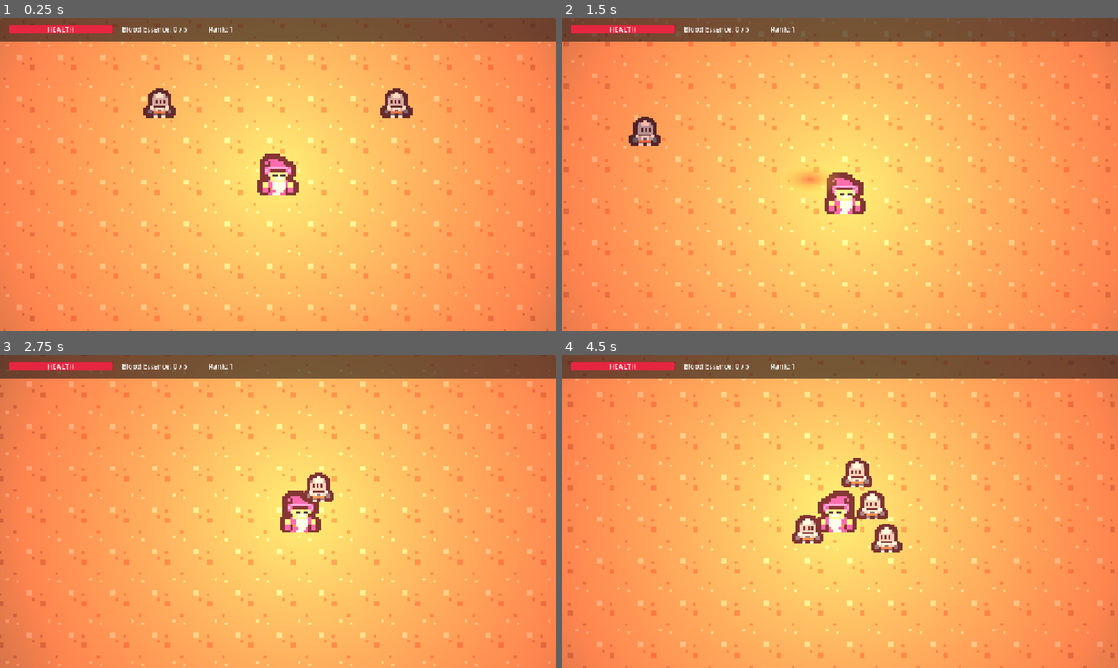
Above: before the commit, frames 1-4 (two rows, left to right).
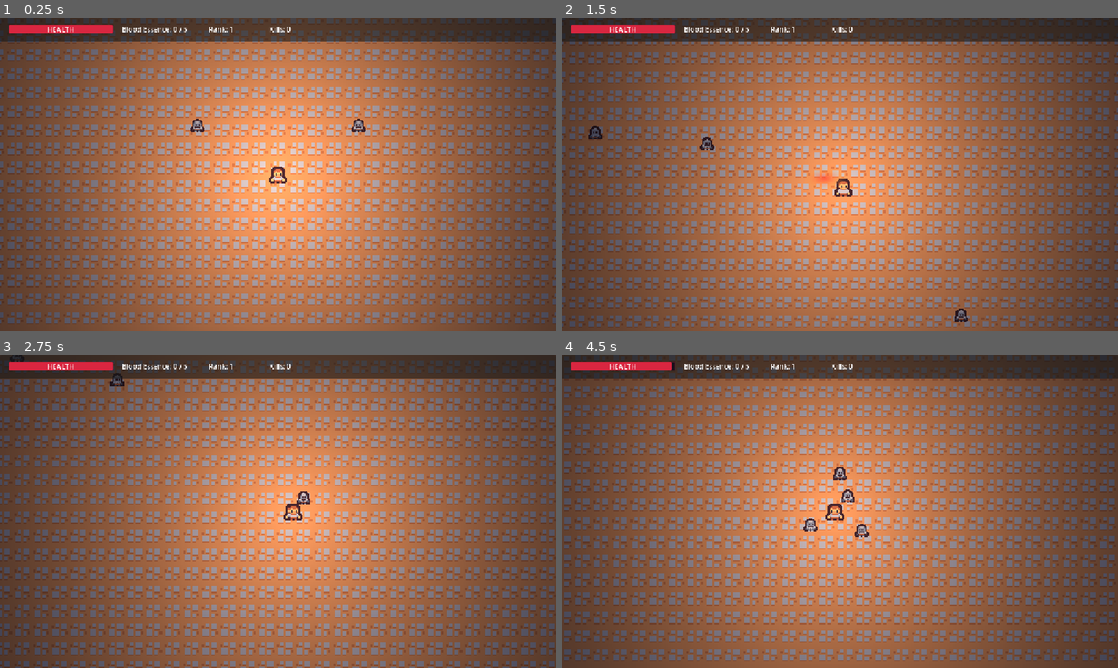
Above: after the commit, the same moments.

Repository: razidark/Crimson-Descent
Game: Godot game, scene res://scenes/world.tscn
Two runs of this game, one before a commit and one after it. Both use one fixed random seed, a clock stepped at 60 frames per second and the inputs below.
Inputs (mouse positions are in pixels of both pictures, inside the frame that each line leads up to):
- Up to frame 1 (0.25 s): no input
- Up to frame 2 (1.5 s): tap Enter (ui_accept) at 0.5, 0.77 s; move the mouse to (962, 158) at 0.52 s; hold Right (ui_right) 0.53-1.28 s; click (962, 158) at 0.67 s; move the mouse to (728, 190) at 1.27 s; hold Down (ui_down) from 1.28 s (still down); click (728, 190) at 1.42 s
- Up to frame 3 (2.75 s): tap Enter (ui_accept) at 1.52 s; move the mouse to (333, 442) at 2.02 s; release Down (ui_down) at 2.03 s; hold Right (ui_right) from 2.03 s (still down); click (333, 442) at 2.17 s
- Up to frame 4 (4.5 s): move the mouse to (812, 574) at 2.77 s; release Right (ui_right) at 2.78 s; hold Up (ui_up) 2.78-3.53 s; click (812, 574) at 2.92 s; tap Enter (ui_accept) at 3.02, 3.77 s; move the mouse to (1006, 558) at 3.52 s; hold Left (ui_left) 3.53-4.25 s; click (1006, 558) at 3.67 s; tap Escape at 4.15 s; click (840, 483) at 4.25 s, where only the run after the commit has a clickable "Resume"

The runs differ from the first frame. In frame 1, 99% of the frame differs, in the area x 0-100%, y 0-100%; in frame 2, 99%; in frame 3, 99%; in frame 4, 99%.

Commit message:
feat: add Main Menu, Pause Menu (ESC), Game Over screen, kill counter, and fix camera zoom

Diff:
--- /dev/null
+++ b/scenes/main_menu.tscn
@@ -0,0 +1,130 @@
+[gd_scene load_steps=5 format=3 uid="uid://main_menu_01"]
+
+[ext_resource type="Script" path="res://scripts/main_menu.gd" id="1_menu_script"]
+[ext_resource type="Texture2D" path="res://assets/hero_0.png" id="2_hero_tex"]
+
+[sub_resource type="StyleBoxFlat" id="StyleBoxFlat_bg"]
+bg_color = Color(0.06, 0.04, 0.08, 1)
+
+[sub_resource type="StyleBoxFlat" id="StyleBoxFlat_panel"]
+bg_color = Color(0.12, 0.08, 0.15, 0.95)
+border_width_left = 2
+border_width_top = 2
+border_width_right = 2
+border_width_bottom = 2
+border_color = Color(0.6, 0.15, 0.2, 1)
+corner_radius_top_left = 6
+corner_radius_top_right = 6
+corner_radius_bottom_right = 6
+corner_radius_bottom_left = 6
+
+[node name="MainMenu" type="Control"]
+layout_mode = 3
+anchors_preset = 15
+anchor_right = 1.0
+anchor_bottom = 1.0
+grow_horizontal = 2
+grow_vertical = 2
+script = ExtResource("1_menu_script")
+
+[node name="Background" type="Panel" parent="."]
+layout_mode = 1
+anchors_preset = 15
+anchor_right = 1.0
+anchor_bottom = 1.0
+grow_horizontal = 2
+grow_vertical = 2
+theme_override_styles/panel = SubResource("StyleBoxFlat_bg")
+
+[node name="CenterContainer" type="CenterContainer" parent="."]
+layout_mode = 1
+anchors_preset = 15
+anchor_right = 1.0
+anchor_bottom = 1.0
+grow_horizontal = 2
+grow_vertical = 2
+
+[node name="VBox" type="VBoxContainer" parent="CenterContainer"]
+layout_mode = 2
+theme_override_constants/separation = 16
+
+[node name="Title" type="Label" parent="CenterContainer/VBox"]
+layout_mode = 2
+theme_override_colors/font_color = Color(0.9, 0.15, 0.25, 1)
+theme_override_font_sizes/font_size = 48
+text = "CRIMSON DESCENT"
+horizontal_alignment = 1
+
+[node name="Subtitle" type="Label" parent="CenterContainer/VBox"]
+layout_mode = 2
+theme_override_colors/font_color = Color(0.7, 0.65, 0.75, 1)
+theme_override_font_sizes/font_size = 18
+text = "Legacy of the Blood Sovereign"
+horizontal_alignment = 1
+
+[node name="HeroIcon" type="TextureRect" parent="CenterContainer/VBox"]
+custom_minimum_size = Vector2(64, 64)
+layout_mode = 2
+size_flags_horizontal = 4
+texture = ExtResource("2_hero_tex")
+stretch_mode = 5
+
+[node name="StartBtn" type="Button" parent="CenterContainer/VBox"]
+custom_minimum_size = Vector2(220, 44)
+layout_mode = 2
+size_flags_horizontal = 4
+text = "Begin Descent"
+
+[node name="HowBtn" type="Button" parent="CenterContainer/VBox"]
+custom_minimum_size = Vector2(220, 44)
+layout_mode = 2
+size_flags_horizontal = 4
+text = "How to Play"
+
+[node name="QuitBtn" type="Button" parent="CenterContainer/VBox"]
+custom_minimum_size = Vector2(220, 44)
+layout_mode = 2
+size_flags_horizontal = 4
+text = "Exit"
+
+[node name="InstructionsPanel" type="PanelContainer" parent="."]
+visible = false
+layout_mode = 1
+anchors_preset = 8
+anchor_left = 0.5
+anchor_top = 0.5
+anchor_right = 0.5
+anchor_bottom = 0.5
+offset_left = -240.0
+offset_top = -180.0
+offset_right = 240.0
+offset_bottom = 180.0
+grow_horizontal = 2
+grow_vertical = 2
+theme_override_styles/panel = SubResource("StyleBoxFlat_panel")
+
+[node name="VBox" type="VBoxContainer" parent="InstructionsPanel"]
+layout_mode = 2
+theme_override_constants/separation = 14
+
+[node name="Title" type="Label" parent="InstructionsPanel/VBox"]
+layout_mode = 2
+theme_override_font_sizes/font_size = 22
+text = "HOW TO PLAY"
+horizontal_alignment = 1
+
+[node name="Desc" type="Label" parent="InstructionsPanel/VBox"]
+layout_mode = 2
+text = "• WASD / Arrow Keys: Move
+• Left Click: Crimson Blade Cleave
+• Spacebar: Shadow Dash
+• ESC: Pause Game
+
+Collect Blood Essence from fallen foes to rank up and unlock game-changing Blood Blessings."
+autowrap_mode = 2
+
+[node name="CloseBtn" type="Button" parent="InstructionsPanel/VBox"]
+custom_minimum_size = Vector2(120, 36)
+layout_mode = 2
+size_flags_horizontal = 4
+text = "Understood"
--- a/scenes/player.tscn
+++ b/scenes/player.tscn
@@ -4,11 +4,11 @@
 [ext_resource type="Texture2D" path="res://assets/hero_0.png" id="2_hero_tex"]
 
 [sub_resource type="CapsuleShape2D" id="CapsuleShape2D_1"]
-radius = 16.0
-height = 40.0
+radius = 12.0
+height = 28.0
 
 [sub_resource type="Gradient" id="Gradient_light"]
-colors = PackedColorArray(1, 0.8, 0.65, 1, 0, 0, 0, 0)
+colors = PackedColorArray(1, 0.9, 0.8, 1, 0, 0, 0, 0)
 
 [sub_resource type="GradientTexture2D" id="GradientTexture2D_light"]
 gradient = SubResource("Gradient_light")
@@ -19,7 +19,7 @@
 fill_to = Vector2(0.95, 0.95)
 
 [sub_resource type="StyleBoxFlat" id="StyleBoxFlat_player_fill"]
-bg_color = Color(0.9, 0.15, 0.25, 1)
+bg_color = Color(0.85, 0.15, 0.25, 1)
 corner_radius_top_left = 4
 corner_radius_top_right = 4
 corner_radius_bottom_right = 4
@@ -46,16 +46,15 @@
 texture = ExtResource("2_hero_tex")
 
 [node name="PointLight2D" type="PointLight2D" parent="."]
-color = Color(1, 0.75, 0.5, 1)
-energy = 1.3
+color = Color(1, 0.92, 0.82, 1)
+energy = 1.0
 shadow_enabled = true
 shadow_filter = 1
-shadow_filter_smooth = 2.0
 texture = SubResource("GradientTexture2D_light")
 texture_scale = 5.0
 
 [node name="Camera2D" type="Camera2D" parent="."]
-zoom = Vector2(2.0, 2.0)
+zoom = Vector2(1.35, 1.35)
 position_smoothing_enabled = true
 position_smoothing_speed = 8.0
 
@@ -113,6 +112,15 @@
 offset_right = 600.0
 offset_bottom = 38.0
 text = "Rank: 1"
+vertical_alignment = 1
+
+[node name="KillsLabel" type="Label" parent="CanvasLayer/HUD"]
+layout_mode = 0
+offset_left = 620.0
+offset_top = 14.0
+offset_right = 750.0
+offset_bottom = 38.0
+text = "Kills: 0"
 vertical_alignment = 1
 
 [node name="UpgradePanel" type="PanelContainer" parent="CanvasLayer/HUD"]
@@ -150,3 +158,78 @@
 [node name="BtnLeech" type="Button" parent="CanvasLayer/HUD/UpgradePanel/VBox"]
 layout_mode = 2
 text = "[3] Soul Drinker: Instantly restore 50% HP & gain +20 Max HP"
+
+[node name="PauseMenu" type="PanelContainer" parent="CanvasLayer"]
+process_mode = 2
+visible = false
+layout_mode = 1
+anchors_preset = 8
+anchor_left = 0.5
+anchor_top = 0.5
+anchor_right = 0.5
+anchor_bottom = 0.5
+offset_left = -150.0
+offset_top = -120.0
+offset_right = 150.0
+offset_bottom = 120.0
+grow_horizontal = 2
+grow_vertical = 2
+
+[node name="VBox" type="VBoxContainer" parent="CanvasLayer/PauseMenu"]
+layout_mode = 2
+theme_override_constants/separation = 16
+
+[node name="Label" type="Label" parent="CanvasLayer/PauseMenu/VBox"]
+layout_mode = 2
+text = "PAUSED"
+horizontal_alignment = 1
+
+[node name="ResumeBtn" type="Button" parent="CanvasLayer/PauseMenu/VBox"]
+layout_mode = 2
+text = "Resume"
+
+[node name="RestartBtn" type="Button" parent="CanvasLayer/PauseMenu/VBox"]
+layout_mode = 2
+text = "Restart"
+
+[node name="QuitBtn" type="Button" parent="CanvasLayer/PauseMenu/VBox"]
+layout_mode = 2
+text = "Main Menu"
+
+[node name="GameOverScreen" type="PanelContainer" parent="CanvasLayer"]
+process_mode = 2
+visible = false
+layout_mode = 1
+anchors_preset = 8
+anchor_left = 0.5
+anchor_top = 0.5
+anchor_right = 0.5
+anchor_bottom = 0.5
+offset_left = -180.0
+offset_top = -140.0
+offset_right = 180.0
+offset_bottom = 140.0
+grow_horizontal = 2
+grow_vertical = 2
+
+[node name="VBox" type="VBoxContainer" parent="CanvasLayer/GameOverScreen"]
+layout_mode = 2
+theme_override_constants/separation = 16
+
+[node name="Title" type="Label" parent="CanvasLayer/GameOverScreen/VBox"]
+layout_mode = 2
+text = "YOU HAVE FALLEN"
+horizontal_alignment = 1
+
+[node name="StatsLabel" type="Label" parent="CanvasLayer/GameOverScreen/VBox"]
+layout_mode = 2
+text = "Stats"
+horizontal_alignment = 1
+
+[node name="RetryBtn" type="Button" parent="CanvasLayer/GameOverScreen/VBox"]
+layout_mode = 2
+text = "Descend Again"
+
+[node name="MenuBtn" type="Button" parent="CanvasLayer/GameOverScreen/VBox"]
+layout_mode = 2
+text = "Main Menu"
--- a/scenes/world.tscn
+++ b/scenes/world.tscn
@@ -8,14 +8,14 @@
 [node name="World" type="Node2D"]
 
 [node name="CanvasModulate" type="CanvasModulate" parent="."]
-color = Color(0.45, 0.42, 0.52, 1)
+color = Color(0.25, 0.25, 0.32, 1)
 
 [node name="FloorDungeon" type="Sprite2D" parent="."]
 texture_repeat = 2
 position = Vector2(640, 360)
 texture = ExtResource("1_floor_tex")
 region_enabled = true
-region_rect = Rect2(0, 0, 3200, 2400)
+region_rect = Rect2(0, 0, 4000, 3000)
 
 [node name="Player" parent="." instance=ExtResource("2_player")]
 position = Vector2(640, 360)
--- a/scripts/enemy.gd
+++ b/scripts/enemy.gd
@@ -3,7 +3,7 @@
 enum EnemyType { BAT, DEMON_WARRIOR, SKELETON }
 @export var enemy_type: EnemyType = EnemyType.DEMON_WARRIOR
 
-@export var speed: float = 120.0
+@export var speed: float = 115.0
 @export var max_hp: int = 40
 @export var attack_damage: float = 12.0
 var current_hp: int = 40
@@ -22,7 +22,6 @@
 	hp_bar.visible = false
 
 func _physics_process(delta: float) -> void:
-	# Subtle breath / bobbing animation
 	sprite.position.y = sin(Time.get_ticks_msec() / 100.0) * 2.0
 
 	if not target:
@@ -43,7 +42,7 @@
 			if dist < 42.0 and dist > 0.1:
 				separation += (global_position - other.global_position).normalized() * (42.0 - dist)
 
-	var move_dir = (to_player_dir * 1.5 + separation * 0.8).normalized()
+	var move_dir = (to_player_dir * 1.4 + separation * 0.9).normalized()
 	velocity = move_dir * speed
 
 	if move_dir.x < 0:
@@ -54,7 +53,7 @@
 	move_and_slide()
 
 	# Damage player on contact
-	if global_position.distance_to(target.global_position) < 30.0:
+	if global_position.distance_to(target.global_position) < 26.0:
 		if target.has_method("take_damage"):
 			target.take_damage(attack_damage * delta)
 
@@ -69,6 +68,8 @@
 	tween.tween_property(sprite, "modulate", Color(1, 1, 1, 1), 0.15)
 
 	if current_hp <= 0:
+		if target and target.has_method("add_kill"):
+			target.add_kill()
 		spawn_blood_drop()
 		queue_free()
 
--- /dev/null
+++ b/scripts/main_menu.gd
@@ -0,0 +1,21 @@
+extends Control
+
+@onready var start_btn = $CenterContainer/VBox/StartBtn
+@onready var how_btn = $CenterContainer/VBox/HowBtn
+@onready var quit_btn = $CenterContainer/VBox/QuitBtn
+@onready var instructions_panel = $InstructionsPanel
+
+func _ready() -> void:
+	start_btn.pressed.connect(_on_start_pressed)
+	how_btn.pressed.connect(_on_how_pressed)
+	quit_btn.pressed.connect(_on_quit_pressed)
+	instructions_panel.get_node("VBox/CloseBtn").pressed.connect(func(): instructions_panel.visible = false)
+
+func _on_start_pressed() -> void:
+	get_tree().change_scene_to_file("res://scenes/world.tscn")
+
+func _on_how_pressed() -> void:
+	instructions_panel.visible = true
+
+func _on_quit_pressed() -> void:
+	get_tree().quit()
--- a/scripts/player.gd
+++ b/scripts/player.gd
@@ -7,6 +7,7 @@
 var max_hp: float = 100.0
 var current_hp: float = 100.0
 var blood_essence: int = 0
+var kills: int = 0
 var level: int = 1
 var next_level_threshold: int = 5
 
@@ -25,7 +26,10 @@
 @onready var hp_bar = $CanvasLayer/HUD/HealthBar
 @onready var blood_label = $CanvasLayer/HUD/BloodLabel
 @onready var level_label = $CanvasLayer/HUD/LevelLabel
+@onready var kills_label = $CanvasLayer/HUD/KillsLabel
 @onready var upgrade_panel = $CanvasLayer/HUD/UpgradePanel
+@onready var pause_menu = $CanvasLayer/PauseMenu
+@onready var game_over_screen = $CanvasLayer/GameOverScreen
 
 func _ready() -> void:
 	add_to_group("player")
@@ -42,12 +46,39 @@
 		if btn_leech:
 			btn_leech.pressed.connect(func(): choose_upgrade("leech"))
 
+	if pause_menu:
+		pause_menu.get_node("VBox/ResumeBtn").pressed.connect(toggle_pause)
+		pause_menu.get_node("VBox/RestartBtn").pressed.connect(restart_game)
+		pause_menu.get_node("VBox/QuitBtn").pressed.connect(go_to_main_menu)
+
+	if game_over_screen:
+		game_over_screen.get_node("VBox/RetryBtn").pressed.connect(restart_game)
+		game_over_screen.get_node("VBox/MenuBtn").pressed.connect(go_to_main_menu)
+
 func _unhandled_input(event: InputEvent) -> void:
-	if event is InputEventMouseButton and event.button_index == MOUSE_BUTTON_LEFT and event.pressed:
+	if event is InputEventKey and event.pressed and event.keycode == KEY_ESCAPE:
+		if not game_over_screen.visible and not upgrade_panel.visible:
+			toggle_pause()
+	elif event is InputEventMouseButton and event.button_index == MOUSE_BUTTON_LEFT and event.pressed:
 		attack_melee()
 
+func toggle_pause() -> void:
+	var is_paused = not get_tree().paused
+	get_tree().paused = is_paused
+	pause_menu.visible = is_paused
+
+func restart_game() -> void:
+	get_tree().paused = false
+	Engine.time_scale = 1.0
+	get_tree().reload_current_scene()
+
+func go_to_main_menu() -> void:
+	get_tree().paused = false
+	Engine.time_scale = 1.0
+	get_tree().change_scene_to_file("res://scenes/main_menu.tscn")
+
 func _physics_process(dt: float) -> void:
-	light.energy = 1.8 + sin(Time.get_ticks_msec() / 200.0) * 0.15
+	light.energy = 1.0 + sin(Time.get_ticks_msec() / 250.0) * 0.1
 	if attack_cooldown > 0.0:
 		attack_cooldown -= dt
 
@@ -78,25 +109,40 @@
 	move_and_slide()
 
 func attack_melee() -> void:
-	if attack_cooldown > 0.0 or is_dashing or (upgrade_panel and upgrade_panel.visible):
+	if attack_cooldown > 0.0 or is_dashing or (upgrade_panel and upgrade_panel.visible) or get_tree().paused:
 		return
 	attack_cooldown = 0.25
 
 	var slash = slash_scene.instantiate()
 	var mouse_pos = get_global_mouse_position()
 	var angle = (mouse_pos - global_position).angle()
-	slash.global_position = global_position + Vector2.from_angle(angle) * 40.0
+	slash.global_position = global_position + Vector2.from_angle(angle) * 32.0
 	slash.rotation = angle
 	slash.scale = Vector2(attack_scale, attack_scale)
 	slash.damage = attack_power
 	get_parent().add_child(slash)
 
 func take_damage(amount: float) -> void:
+	if current_hp <= 0:
+		return
 	current_hp = max(0.0, current_hp - amount)
 	update_hud()
 	sprite.modulate = Color(3.0, 0.4, 0.4, 1)
 	var tween = create_tween()
 	tween.tween_property(sprite, "modulate", Color(1, 1, 1, 1), 0.12)
+
+	if current_hp <= 0.0:
+		die()
+
+func die() -> void:
+	if game_over_screen:
+		game_over_screen.get_node("VBox/StatsLabel").text = "Slain Enemies: %d\nBlood Gathered: %d\nRank: %d" % [kills, blood_essence, level]
+		game_over_screen.visible = true
+		get_tree().paused = true
+
+func add_kill() -> void:
+	kills += 1
+	update_hud()
 
 func gain_blood(amount: int) -> void:
 	blood_essence += amount
@@ -136,3 +182,5 @@
 		blood_label.text = "Blood Essence: %d / %d" % [blood_essence, next_level_threshold]
 	if level_label:
 		level_label.text = "Rank: %d" % level
+	if kills_label:
+		kills_label.text = "Kills: %d" % kills
Binary file changed: assets/enemy_demon_0.png
Binary file changed: assets/hero_0.png
Not shown, added: assets/kenney_atlas_32.png.import
Not shown, added: assets/kenney_bat.png.import
Not shown, added: assets/kenney_chest.png.import
Not shown, added: assets/kenney_demon.png.import
Not shown, added: assets/kenney_floor.png.import
Not shown, added: assets/kenney_hero.png.import
Not shown, added: assets/kenney_skeleton.png.import
Not shown, added: assets/kenney_wall.png.import
Not shown, added: assets/slash_effect.png.import
Binary file changed: assets/tile_floor.png
(and 2 more such lines)
